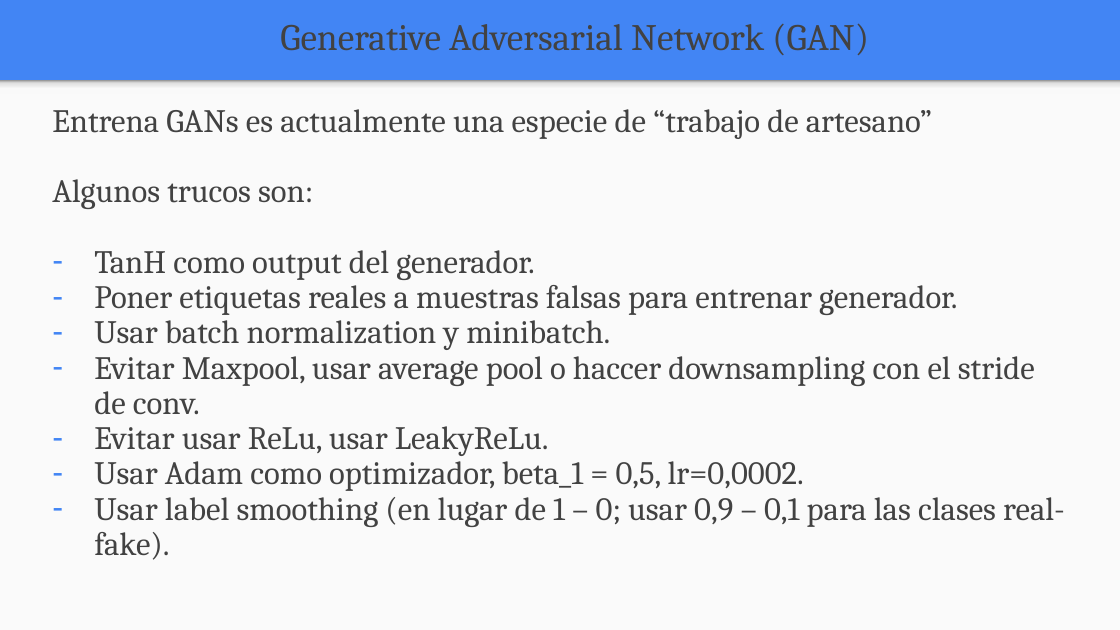
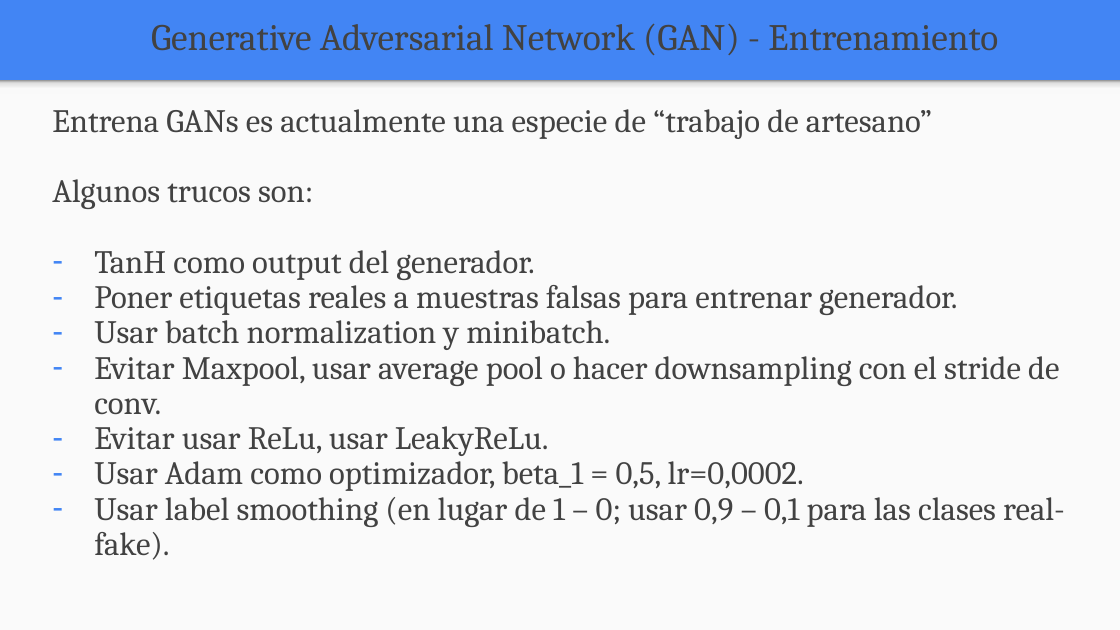
Before and after one commit to FIUBA-Posgrado-Inteligencia-Artificial/aprendizaje_profundo, a slide deck: slide 17 of clase_8/teoria/clase_8.pptx (slide 16 before the commit). Drawn at 1120x630 pixels with LibreOffice and Linux fonts; fonts in the diff are those of the drawing. Boxes give left, top, right and bottom in pixels: in the first picture for what was removed or moved away, otherwise in the second. Text is boxed around its words. In the diff, an @@ line names an element or a change of style, - is before the commit and + after.

```diff
--- a/clase_8/teoria/clase_8.pptx
+++ b/clase_8/teoria/clase_8.pptx
@@ text at bbox=[151, 23, 998, 55]: text changed @@
-Generative Adversarial Network (GAN)
+Generative Adversarial Network (GAN) - Entrenamiento
@@ text at bbox=[94, 349, 1059, 414]: text changed @@
-– Evitar Maxpool, usar average pool o haccer downsampling con el stride de conv.
+– Evitar Maxpool, usar average pool o hacer downsampling con el stride de conv.
```
Also in this commit, not shown: 7 other slides changed, 10 slides added, 3 other files.
